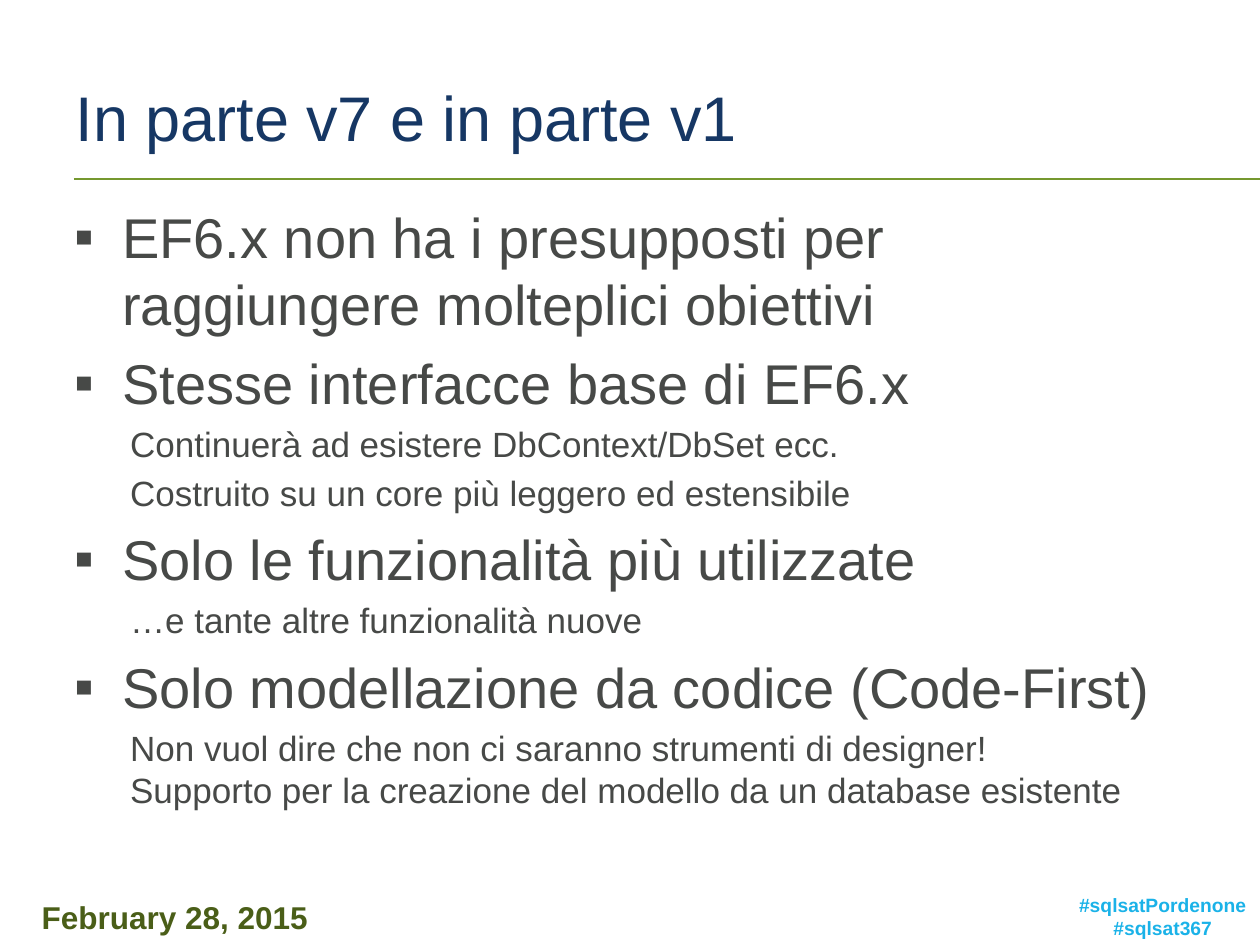
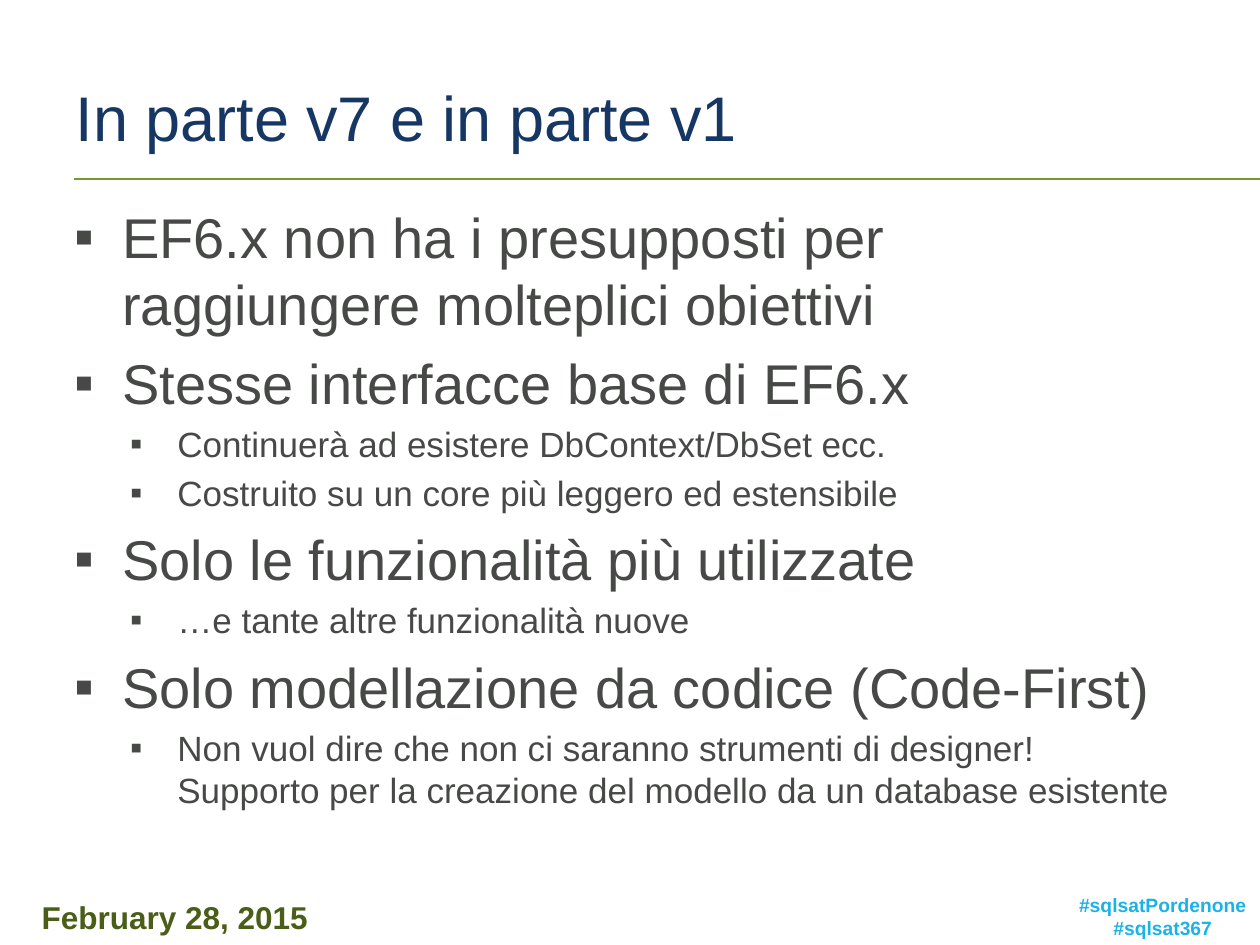
Before and after one commit to micdenny/Demo-EF7, a slide deck: slide 11 of MDEF02 - Entity Framework 7 Back To The Future.pptx. Drawn at 1260x945 pixels with LibreOffice and Linux fonts; fonts in the diff are those of the drawing; background and template pictures are left out. Boxes give left, top, right and bottom in pixels: in the first picture for what was removed or moved away, otherwise in the second. Text is boxed around its words. In the diff, an @@ line names an element or a change of style, - is before the commit and + after.

```diff
--- a/MDEF02 - Entity Framework 7 Back To The Future.pptx
+++ b/MDEF02 - Entity Framework 7 Back To The Future.pptx
@@ text at [177, 431, 1168, 810]: bullet none to ▪ @@
```
Also in this commit, not shown: 4 other slides changed, 1 other file.
